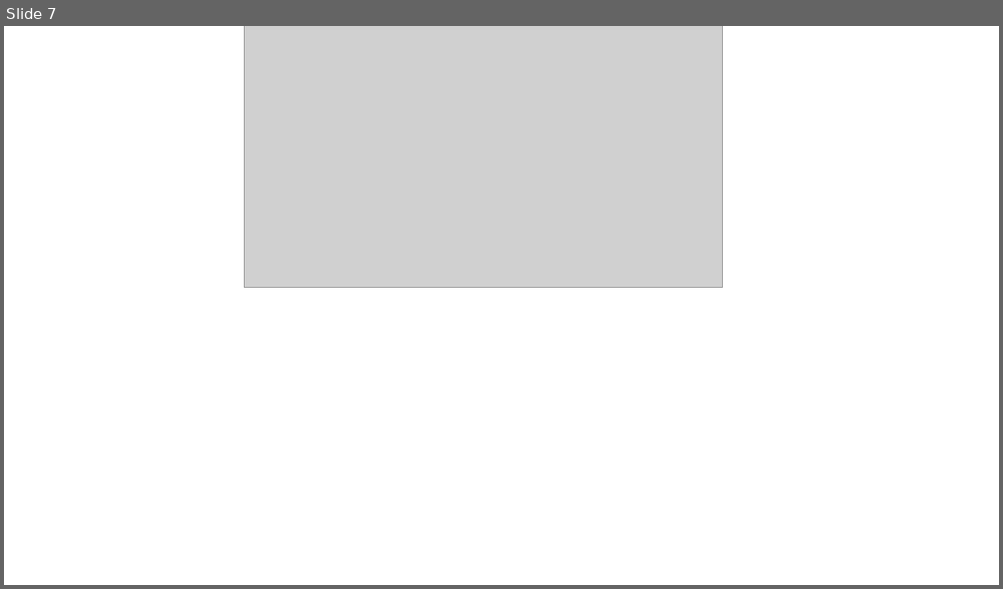
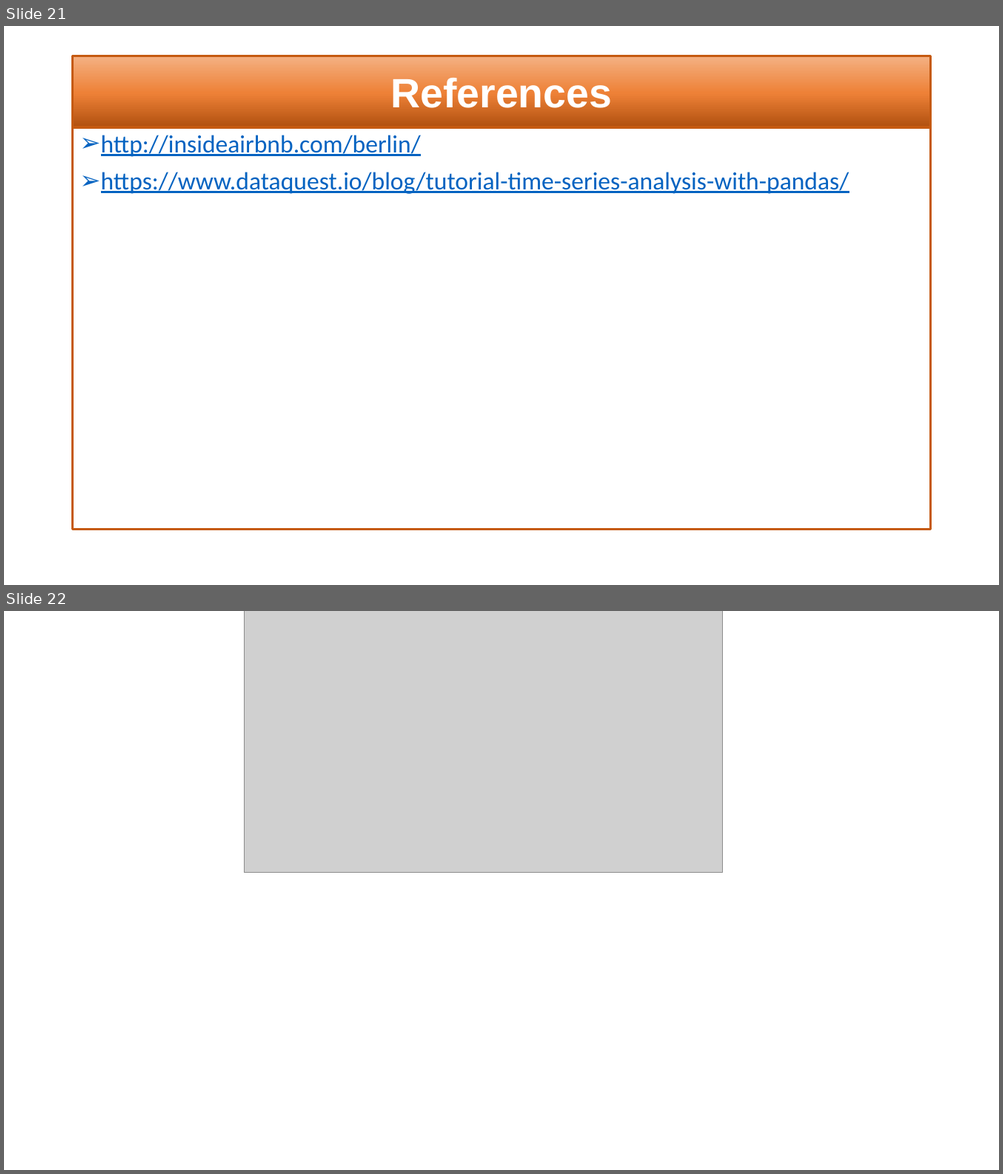
Before and after one commit to SaranyaPandiaraj/Futuristic-Airbnb, a slide deck: Futuristic_Airbnb.pptx. Shown one above the other, each under a label of ours: slide 7 before the commit, slides 21 and 22 after it. The pictures are 1003x589 and 1003x1174 pixels, drawn with LibreOffice and Linux fonts; fonts in the diff are those of the drawing; grey boxes stand for pictures. Boxes give left, top, right and bottom in pixels: in the first picture for what was removed or moved away, otherwise in the second. Text is boxed around its words. In the diff, an @@ line names an element or a change of style, - is before the commit and + after.

```diff
--- a/Futuristic_Airbnb.pptx
+++ b/Futuristic_Airbnb.pptx
@@ slide 21 added at [4,26,999,585], background #FFFFFF @@
@@ title added at [73,56,930,127], fill gradient #B0500F to #EE8137 to #F4B183, outline #C55A11 2.25 pt, 39.6 pt, text #FFFFFF, bold @@
+References
@@ text added at [73,127,930,531], outline #C55A11 2.25 pt, 24 pt, text #0563C1, underline @@
+➢ http://insideairbnb.com/berlin/
+➢ https://www.dataquest.io/blog/tutorial-time-series-analysis-with-pandas/
@@ what was slide 7 is now slide 22 @@
```
Also in this commit, not shown: 2 slides changed, 14 other slides added.
